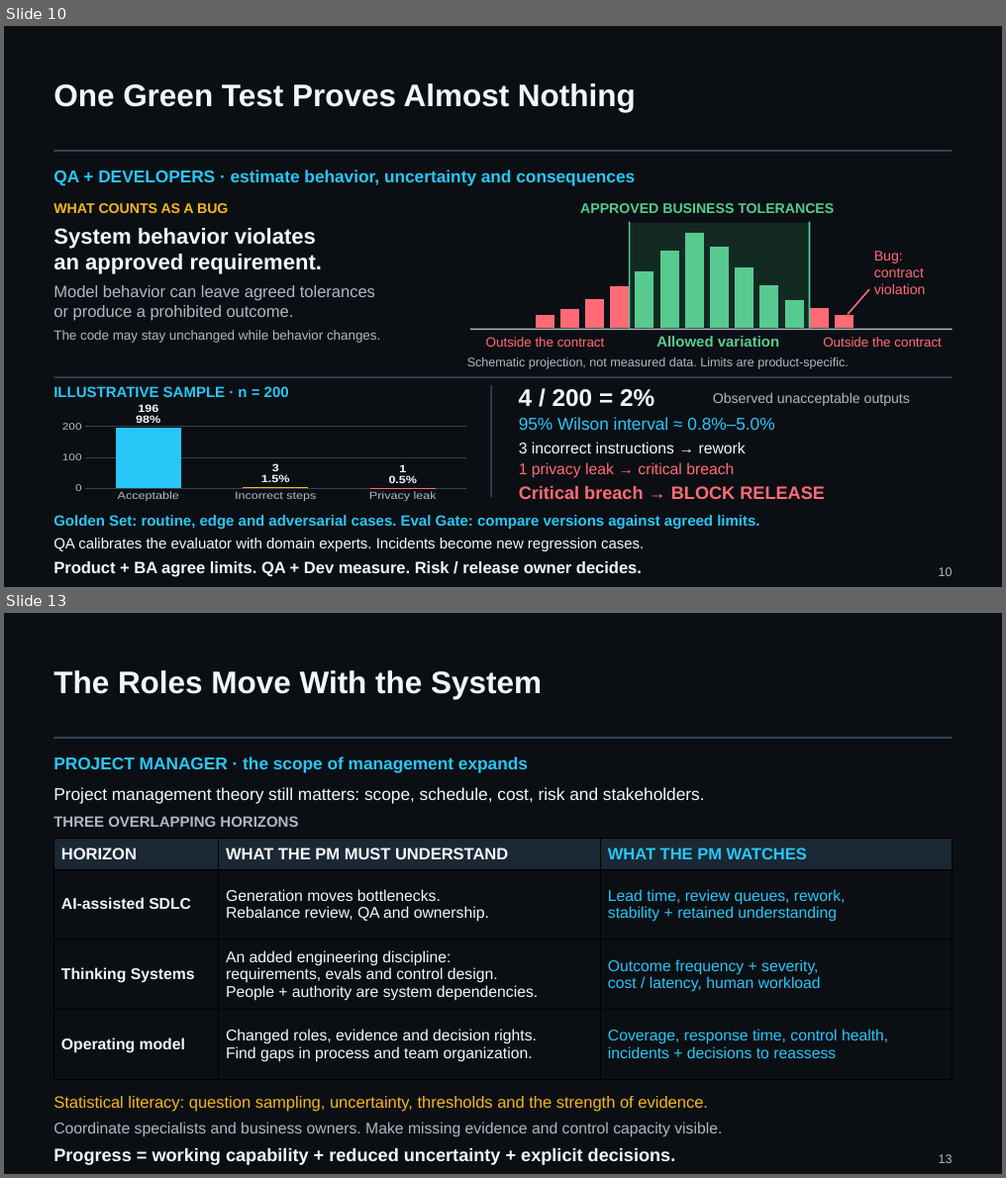
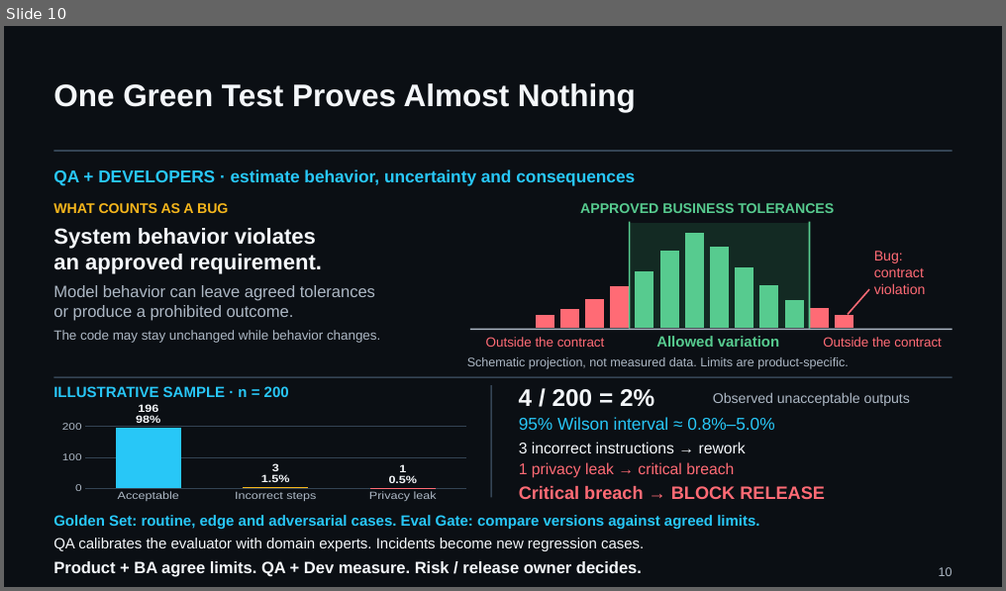
Before and after one commit to UncertaintyArchitectureGroup/uncertainty-architecture, a slide deck: assets/presentations/pmday-2026/ai-changes-both-sides.pptx. Shown one above the other, each under a label of ours: slides 10 and 13 before the commit, slide 10 after it; the slides between them are not shown. The pictures are 1006x1178 and 1006x591 pixels, drawn with LibreOffice and Linux fonts; fonts in the diff are those of the drawing. Boxes give left, top, right and bottom in pixels: in the first picture for what was removed or moved away, otherwise in the second. Text is boxed around its words. In the diff, an @@ line names an element or a change of style, - is before the commit and + after.

Commit message:
Clarify PMDay delivery contracts, team operating model and closing resources

```diff
--- a/assets/presentations/pmday-2026/ai-changes-both-sides.pptx
+++ b/assets/presentations/pmday-2026/ai-changes-both-sides.pptx
@@ slide 13 removed at bbox=[4, 613, 1002, 1174], background #0B0F14 @@
@@ text removed at bbox=[54, 670, 542, 699] @@
-The Roles Move With the System
@@ text removed at bbox=[54, 757, 528, 772] @@
-PROJECT MANAGER · the scope of management expands
@@ line removed from (54, 738) to (952, 738) @@
@@ text removed at bbox=[54, 787, 705, 804] @@
-Project management theory still matters: scope, schedule, cost, risk and stakeholders.
@@ text removed at bbox=[54, 816, 298, 827] @@
-THREE OVERLAPPING HORIZONS
@@ table removed at bbox=[54, 839, 952, 1080], 4 rows, 3 columns @@
-HORIZON | WHAT THE PM MUST UNDERSTAND | WHAT THE PM WATCHES
-AI-assisted SDLC | Generation moves bottlenecks. / Rebalance review, QA and ownership. | Lead time, review queues, rework, / stability + retained understanding
-Thinking Systems | An added engineering discipline: / requirements, evals and control design. / People + authority are system dependencies. | Outcome frequency + severity, / cost / latency, human workload
-Operating model | Changed roles, evidence and decision rights. / Find gaps in process and team organization. | Coverage, response time, control health, / incidents + decisions to reassess
@@ text removed at bbox=[54, 1096, 708, 1112] @@
-Statistical literacy: question sampling, uncertainty, thresholds and the strength of evidence.
@@ text removed at bbox=[54, 1122, 722, 1138] @@
-Coordinate specialists and business owners. Make missing evidence and control capacity visible.
@@ text removed at bbox=[54, 1149, 676, 1165] @@
-Progress = working capability + reduced uncertainty + explicit decisions.
@@ text removed at bbox=[939, 1155, 952, 1163] @@
-13
```
Also in this commit, not shown: 2 slides changed, 4 slides added, 2 other slides removed, 17 other files.
